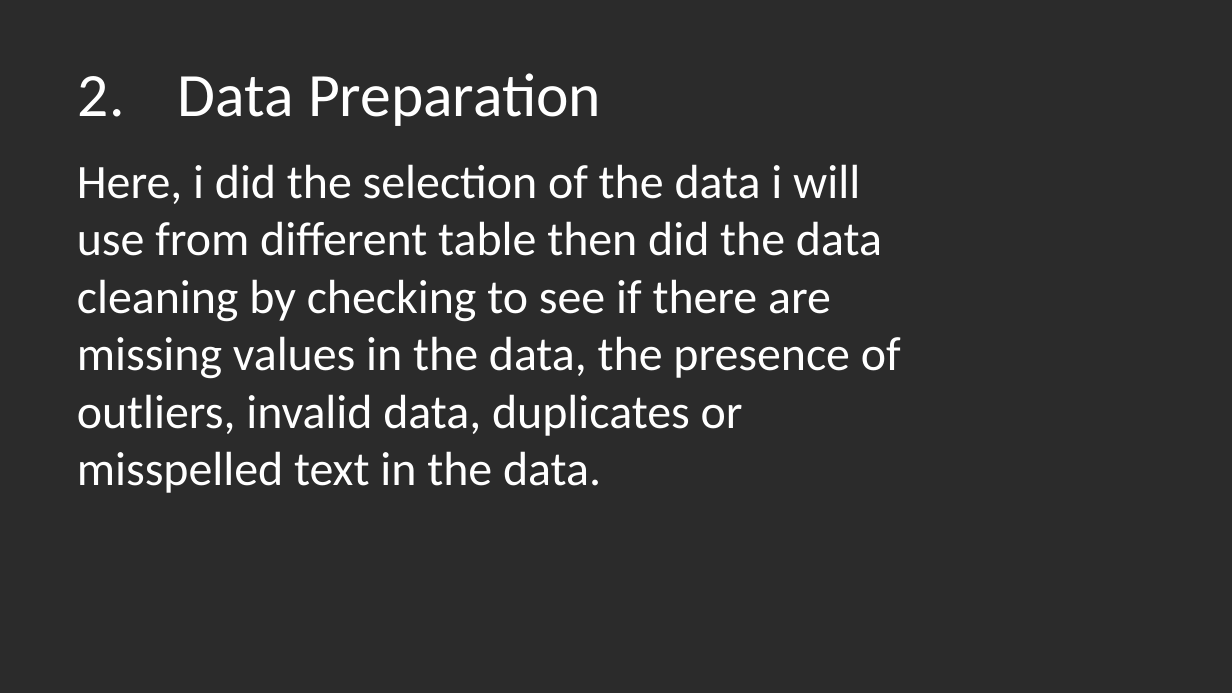
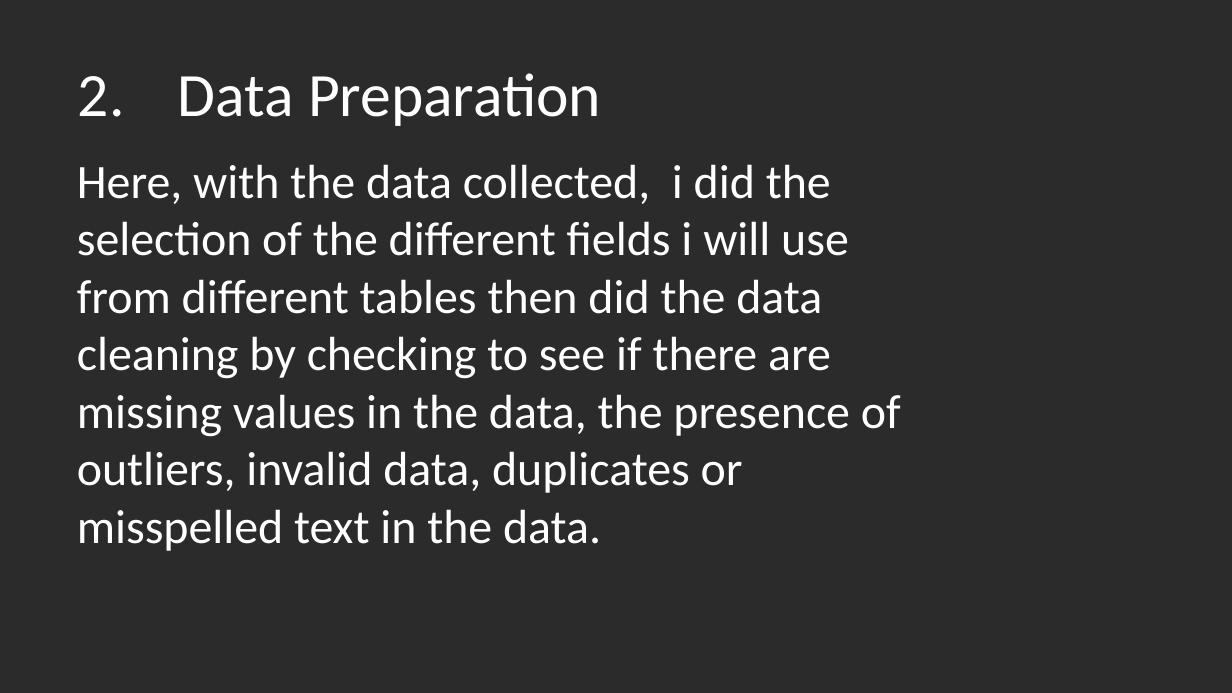
Before and after one commit to mainaroseline/EDA-_Phase1_Project, a slide deck: slide 7 of EDA Non-Technical Presentation.pptx. Drawn at 1232x693 pixels with LibreOffice and Linux fonts; fonts in the diff are those of the drawing; background and template pictures are left out; a plain dark background stands for a picture behind light text. Boxes give left, top, right and bottom in pixels: in the first picture for what was removed or moved away, otherwise in the second. Text is boxed around its words. In the diff, an @@ line names an element or a change of style, - is before the commit and + after.

```diff
--- a/EDA Non-Technical Presentation.pptx
+++ b/EDA Non-Technical Presentation.pptx
@@ text at [77,164,901,551]: text changed @@
-Here, i did the selection of the data i will use from different table then did the data cleaning by checking to see if there are missing values in the data, the presence of outliers, invalid data, duplicates or misspelled text in the data.
+Here, with the data collected, i did the selection of the different fields i will use from different tables then did the data cleaning by checking to see if there are missing values in the data, the presence of outliers, invalid data, duplicates or misspelled text in the data.
```
Also in this commit, not shown: 6 other slides changed, 11 slides added, 4 slides removed, 2 other files.
